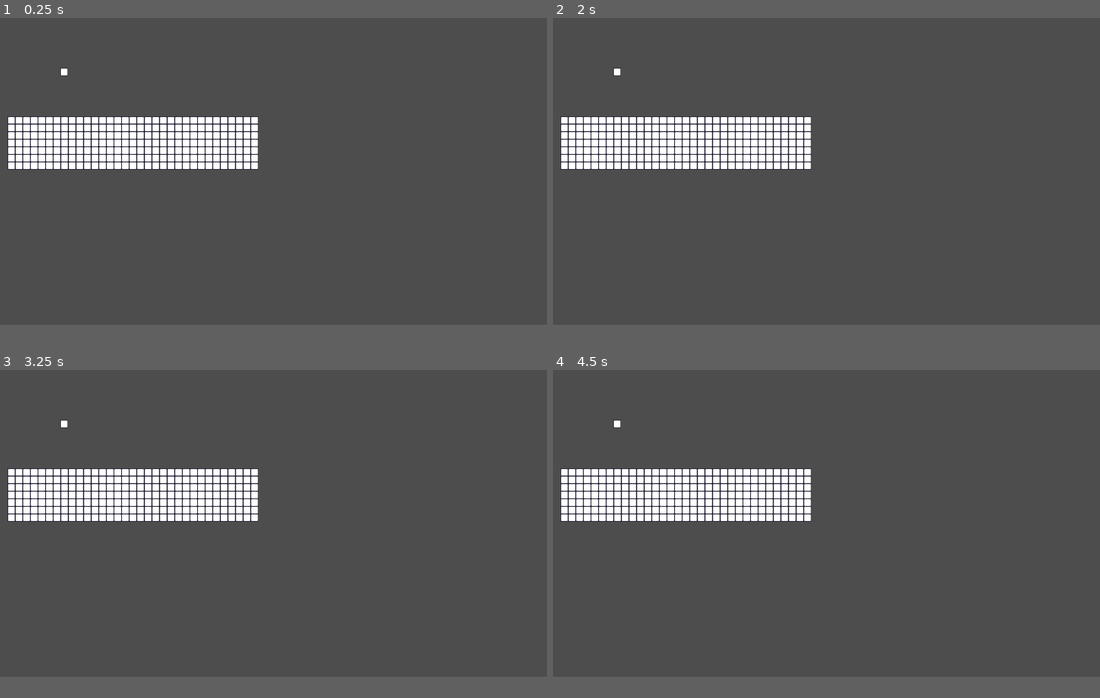
Above: before the commit, frames 1-4 (two rows, left to right).
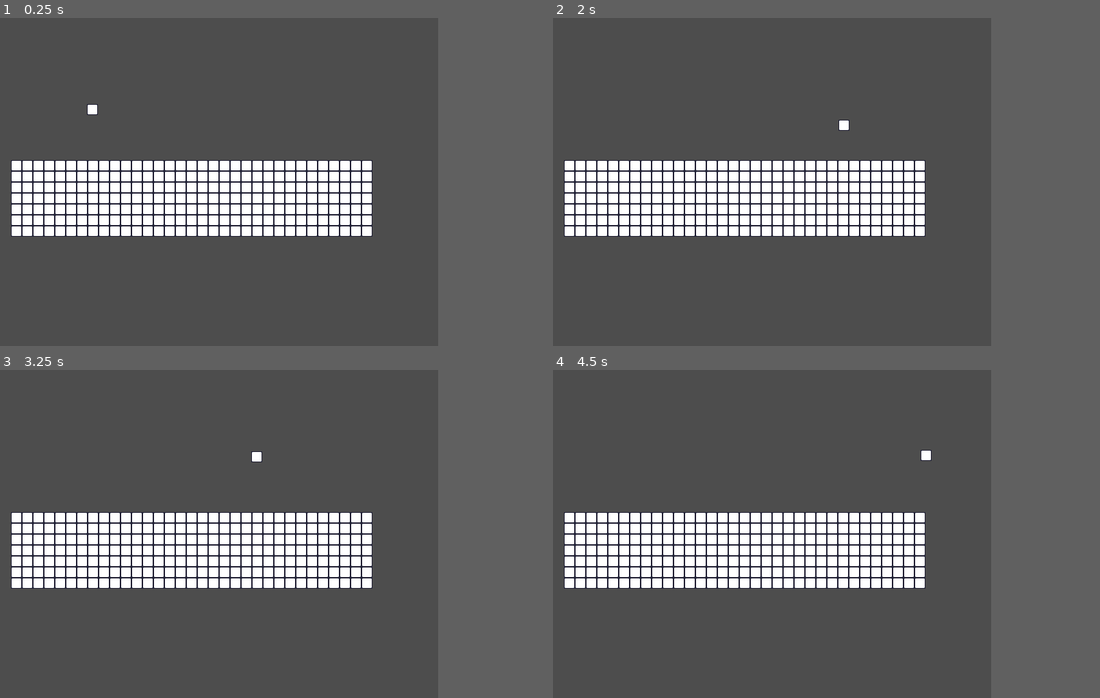
Above: after the commit, the same moments.

Repository: 999Luftballoons/MultiSlugProject
Game: Godot game, scene res://world.tscn
Two runs of this game, one before a commit and one after it. Both use one fixed random seed, a clock stepped at 60 frames per second and the inputs below. Before the commit the project has no main scene; this scene is started directly in both runs.
Inputs:
- Up to frame 1 (0.25 s): no input
- Up to frame 2 (2 s): hold Right (ui_right) from 0.53 s (still down); tap Up (ui_up) at 0.6, 0.77, 1.07, 1.35, 1.52, 1.82 s
- Up to frame 3 (3.25 s): release Right (ui_right) at 2.03 s; hold Left (ui_left) 2.03-2.78 s; tap Up (ui_up) at 2.1, 2.85, 3.02 s; hold Right (ui_right) from 2.78 s (still down)
- Up to frame 4 (4.5 s): tap Up (ui_up) at 3.32, 3.6, 3.77, 4.07, 4.35 s; release Right (ui_right) at 4.28 s; hold Left (ui_left) from 4.28 s (still down)
In our replay, the window is 799x449 before the commit and 640x480 after it. These sizes can differ from the game's own. Grey fills any space a smaller window leaves; there, only what the larger window draws over its background counts as a difference.

The runs differ from the first frame. In frame 1, 21% of the frame differs, in the area x 1-69%, y 15-67%; in frame 2, 21%; in frame 3, 21%; in frame 4, 21%.

Commit message:
basic phyzikz

Diff:
--- a/Player.gd
+++ b/Player.gd
@@ -1 +1,31 @@
 extends CharacterBody2D
+
+
+
+var grav = 10
+
+
+var walkspeed = 200
+
+
+
+var left = "ui_left"
+var right = "ui_right"
+var up = "ui_up"
+var down = "ui_down"
+
+var jumpspeed = 300
+
+
+func _physics_process(delta: float) -> void:
+
+
+	var input_dir = Input.get_action_strength(right) - Input.get_action_strength(left)
+
+	velocity.x = input_dir*walkspeed
+	velocity.y += grav
+	if is_on_floor():
+		if Input.is_action_just_pressed(up):
+			velocity.y = -jumpspeed
+	move_and_slide()
+	pass
--- a/project.godot
+++ b/project.godot
@@ -11,8 +11,16 @@
 [application]
 
 config/name="MultiSlugProject"
+run/main_scene="uid://cvw5rupm003oc"
 config/features=PackedStringArray("4.4", "Forward Plus")
 config/icon="res://icon.svg"
+
+[display]
+
+window/size/viewport_width=640
+window/size/viewport_height=480
+window/size/mode=2
+window/stretch/mode="viewport"
 
 [rendering]
 
--- a/world.tscn
+++ b/world.tscn
@@ -7,8 +7,10 @@
 [sub_resource type="TileSetAtlasSource" id="TileSetAtlasSource_036b0"]
 texture = ExtResource("2_tlwt5")
 0:0/0 = 0
+0:0/0/physics_layer_0/polygon_0/points = PackedVector2Array(-8, -8, 8, -8, 8, 8, -8, 8)
 
 [sub_resource type="TileSet" id="TileSet_dwbse"]
+physics_layer_0/collision_layer = 1
 sources/0 = SubResource("TileSetAtlasSource_036b0")
 
 [node name="World" type="Node2D"]
